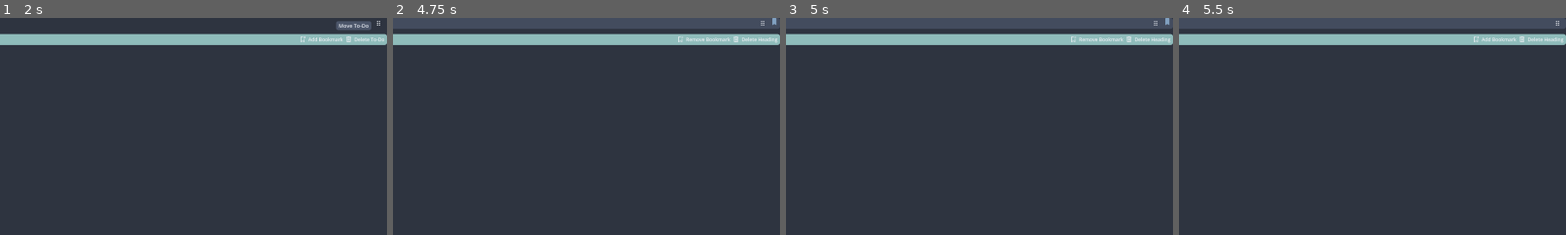
Above: before the commit, frames 1-4 (left to right).
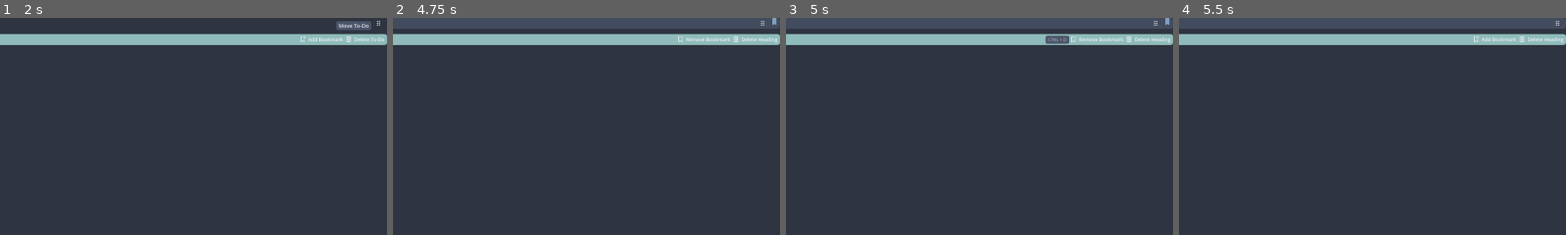
Above: after the commit, the same moments.

Repository: njamster/habituary
Game: Godot game, scene res://main_window/list_view/day_panel/todo_list/todo_item/todo_item.tscn
Two runs of this game, one before a commit and one after it. Both use one fixed random seed, a clock stepped at 60 frames per second and the inputs below. This scene is started directly instead of the project's main scene.
Inputs (mouse positions are % of the whole screen's width and height, from its top left):
- Up to frame 1 (2 s): click (51, 1) at 0.52 s; type "12" at 0.6 s; click (99, 1) at 1.25 s
- Up to frame 2 (4.75 s): click (3, 5) at 2 s; click (4, 5) at 2.75 s; click (5, 5) at 3.5 s; click "Add Bookmark" at 4.25 s
- Up to frame 3 (5 s): no input
- Up to frame 4 (5.5 s): click "Remove Bookmark" at 5 s
The pictures show only the part of the screen within x 50-100%, y 0-50%; the shares and areas given below are measured in that part.

Frames 1-2 are identical in both runs. In frame 3, 0.2% of the frame differs, in the area x 66-74%, y 8-13%; in frame 4, nothing differs.
Error in both runs: Invalid access to property or key 'text' on a base object of type 'Node (utils.gd)'. (res://main_window/list_view/day_panel/todo_list/todo_item/todo_item.gd:23…

Commit message:
Add several small improvements to tooltips
It's now possible to hide a tooltip's text separately from its input
action and vice versa by setting hide_text/hide_input_action. This is
applied to the "Add bookmark" and "Delete" buttons, which now display
their shortcut even in their extended variant with a label.

Furthermore, adds the ability to specify more than one input action,
separated by a comma. They will be shown separted by a slash. This is
applied to the "Change Text Color" button, which previously didn't have
a tooltip and now shows both next_text_color and previous_text_color as
its associated input actions in the tooltip.

Lastly, adds tooltips to all 5 ColorPicker nodes in the settings panel,
which now indicate that the user has to click them to change colors.

Diff:
--- a/custom/tooltip.gd
+++ b/custom/tooltip.gd
@@ -9,7 +9,11 @@
 			_tooltip_panel.size = Vector2.ZERO # shrink to content
 			_position_tooltip()
 
+@export var hide_text := false
+
 @export var input_action : String
+
+@export var hide_input_action := false
 
 ## When enabled, [member text] and [member input_action] are printed in one line, not two.
 @export var is_dense := false
@@ -60,7 +64,7 @@
 func show_tooltip() -> void:
 	_contains_mouse_cursor = true
 
-	if disabled or not text:
+	if disabled or (not text and not input_action):
 		return
 
 	if get_parent() is BaseButton and get_parent().disabled and not show_on_disabled_buttons:
@@ -93,30 +97,38 @@
 	container.vertical = not is_dense
 
 	# step 3: add tooltip label
-	_tooltip_label = Label.new()
-	container.add_child(_tooltip_label)
-
-	_tooltip_label.theme_type_variation = "TooltipLabel"
-
-	_tooltip_label.text = text
-	_tooltip_label.horizontal_alignment = self.text_alignment
+	if not hide_text:
+		_tooltip_label = Label.new()
+		container.add_child(_tooltip_label)
+
+		_tooltip_label.theme_type_variation = "TooltipLabel"
+
+		_tooltip_label.text = text
+		_tooltip_label.horizontal_alignment = self.text_alignment
 
 	# step 4: add shortcut hint (optional)
-	if self.input_action:
-		if InputMap.has_action(self.input_action):
-			var events := InputMap.action_get_events(self.input_action)
-			if events:
-				var _shortcut_hint = Label.new()
-				container.add_child(_shortcut_hint)
-
-				_shortcut_hint.theme_type_variation = "TooltipLabel"
-				_shortcut_hint.add_theme_font_size_override("font_size", 11)
-				_shortcut_hint.modulate.a = 0.5
-
-				_shortcut_hint.text = events[0].as_text().to_upper().replace("+", " + ")
-				_shortcut_hint.horizontal_alignment = self.text_alignment
-		else:
-			push_warning("Unknown input action: '%s'" % self.input_action)
+	if not hide_input_action:
+		if self.input_action:
+			for action in self.input_action.split(","):
+				if InputMap.has_action(action):
+					var events := InputMap.action_get_events(action)
+					if events:
+						if container.has_node("ShortcutHint"):
+							container.get_node("ShortcutHint").text += " / " + \
+								events[0].as_text().to_upper().replace("+", " + ")
+						else:
+							var _shortcut_hint = Label.new()
+							_shortcut_hint.name = "ShortcutHint"
+							container.add_child(_shortcut_hint)
+
+							_shortcut_hint.theme_type_variation = "TooltipLabel"
+							_shortcut_hint.add_theme_font_size_override("font_size", 11)
+							_shortcut_hint.modulate.a = 0.5
+
+							_shortcut_hint.text = events[0].as_text().to_upper().replace("+", " + ")
+							_shortcut_hint.horizontal_alignment = self.text_alignment
+				else:
+					push_warning("Unknown input action: '%s'" % action)
 
 	# step 5: position tooltip
 	_position_tooltip()
--- a/main_window/list_view/day_panel/todo_list/todo_item/todo_item.gd
+++ b/main_window/list_view/day_panel/todo_list/todo_item/todo_item.gd
@@ -711,18 +711,18 @@
 		%FormatLabel.hide()
 
 		%Delete.clip_text = true
-		%Delete.get_node("Tooltip").disabled = false
+		%Delete.get_node("Tooltip").hide_text = false
 
 		%Bookmark.clip_text = true
-		%Bookmark.get_node("Tooltip").disabled = false
+		%Bookmark.get_node("Tooltip").hide_text = false
 	else:
 		%FormatLabel.show()
 
 		%Delete.clip_text = false
-		%Delete.get_node("Tooltip").disabled = true
+		%Delete.get_node("Tooltip").hide_text = true
 
 		%Bookmark.clip_text = false
-		%Bookmark.get_node("Tooltip").disabled = true
+		%Bookmark.get_node("Tooltip").hide_text = true
 
 
 func _check_for_search_query_match() -> void:
--- a/main_window/list_view/day_panel/todo_list/todo_item/todo_item.tscn
+++ b/main_window/list_view/day_panel/todo_list/todo_item/todo_item.tscn
@@ -258,6 +258,7 @@
 [node name="Tooltip" type="Node" parent="EditingOptions/HBox/TextColor"]
 script = ExtResource("3_oduck")
 text = "Change Text Color"
+input_action = "next_text_color,previous_text_color"
 popup_position = 3
 
 [node name="Bookmark" type="Button" parent="EditingOptions/HBox"]
--- a/main_window/side_panel/settings/settings.tscn
+++ b/main_window/side_panel/settings/settings.tscn
@@ -247,6 +247,11 @@
 mouse_default_cursor_shape = 2
 edit_alpha = false
 
+[node name="Tooltip" type="Node" parent="ScrollContainer/PaddedScrollbar/VBox/ToDoColors/Color1/ColorPicker"]
+script = ExtResource("4_70x8g")
+text = "Click to Choose Color"
+popup_position = 5
+
 [node name="Color2" type="HBoxContainer" parent="ScrollContainer/PaddedScrollbar/VBox/ToDoColors"]
 layout_mode = 2
 
@@ -273,6 +278,11 @@
 mouse_default_cursor_shape = 2
 edit_alpha = false
 
+[node name="Tooltip" type="Node" parent="ScrollContainer/PaddedScrollbar/VBox/ToDoColors/Color2/ColorPicker"]
+script = ExtResource("4_70x8g")
+text = "Click to Choose Color"
+popup_position = 5
+
 [node name="Color3" type="HBoxContainer" parent="ScrollContainer/PaddedScrollbar/VBox/ToDoColors"]
 layout_mode = 2
 
@@ -299,6 +309,11 @@
 mouse_default_cursor_shape = 2
 edit_alpha = false
 
+[node name="Tooltip" type="Node" parent="ScrollContainer/PaddedScrollbar/VBox/ToDoColors/Color3/ColorPicker"]
+script = ExtResource("4_70x8g")
+text = "Click to Choose Color"
+popup_position = 5
+
 [node name="Color4" type="HBoxContainer" parent="ScrollContainer/PaddedScrollbar/VBox/ToDoColors"]
 layout_mode = 2
 
@@ -325,6 +340,11 @@
 mouse_default_cursor_shape = 2
 edit_alpha = false
 
+[node name="Tooltip" type="Node" parent="ScrollContainer/PaddedScrollbar/VBox/ToDoColors/Color4/ColorPicker"]
+script = ExtResource("4_70x8g")
+text = "Click to Choose Color"
+popup_position = 5
+
 [node name="Color5" type="HBoxContainer" parent="ScrollContainer/PaddedScrollbar/VBox/ToDoColors"]
 layout_mode = 2
 
@@ -351,6 +371,11 @@
 mouse_default_cursor_shape = 2
 edit_alpha = false
 
+[node name="Tooltip" type="Node" parent="ScrollContainer/PaddedScrollbar/VBox/ToDoColors/Color5/ColorPicker"]
+script = ExtResource("4_70x8g")
+text = "Click to Choose Color"
+popup_position = 5
+
 [node name="Explanation" type="RichTextLabel" parent="ScrollContainer/PaddedScrollbar/VBox/ToDoColors"]
 modulate = Color(1, 1, 1, 0.607843)
 layout_mode = 2
